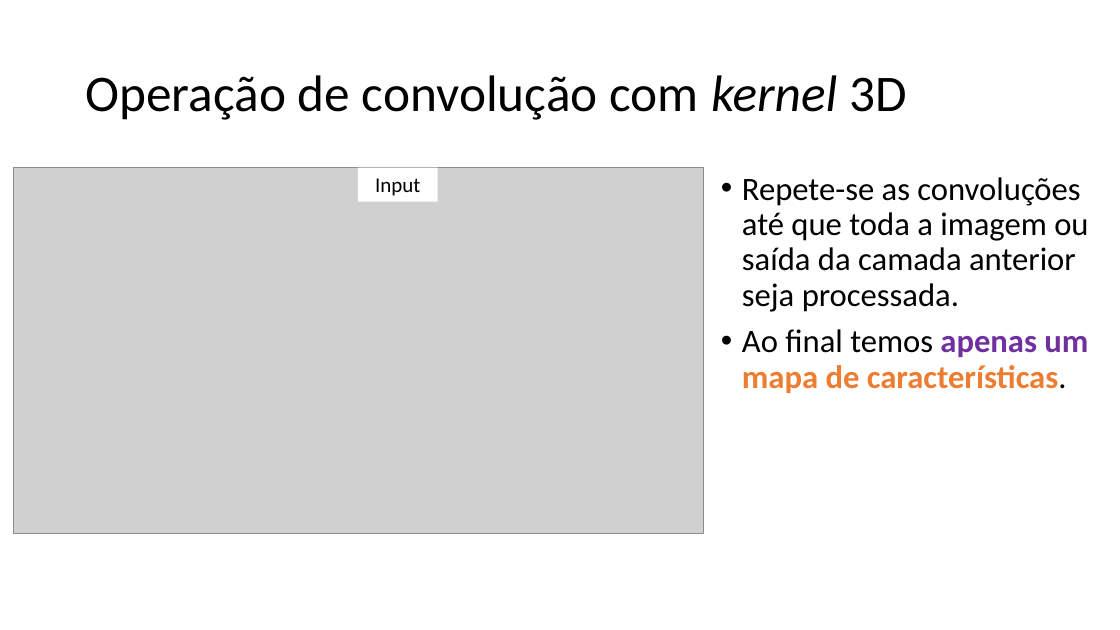
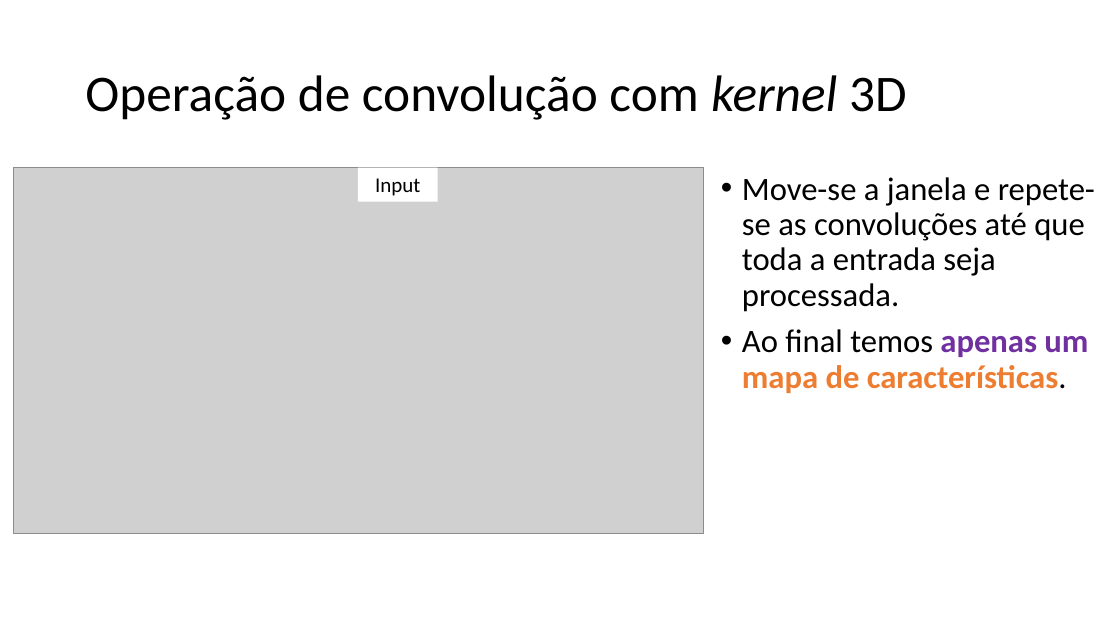
Before and after one commit to zz4fap/c24_inteligencia_artificial, a slide deck: slide 46 of slides/C24_CNN.pptx. Drawn at 1120x630 pixels with LibreOffice and Linux fonts; fonts in the diff are those of the drawing; grey boxes stand for pictures. Boxes give left, top, right and bottom in pixels: in the first picture for what was removed or moved away, otherwise in the second. Text is boxed around its words. In the diff, an @@ line names an element or a change of style, - is before the commit and + after.

```diff
--- a/slides/C24_CNN.pptx
+++ b/slides/C24_CNN.pptx
@@ text at bbox=[742, 177, 1095, 312]: text changed @@
-• Repete-se as convoluções até que toda a imagem ou saída da camada anterior seja processada.
+• Move-se a janela e repete-se as convoluções até que toda a entrada seja processada.
```
Also in this commit, not shown: 11 other slides changed, 1 slide removed.
